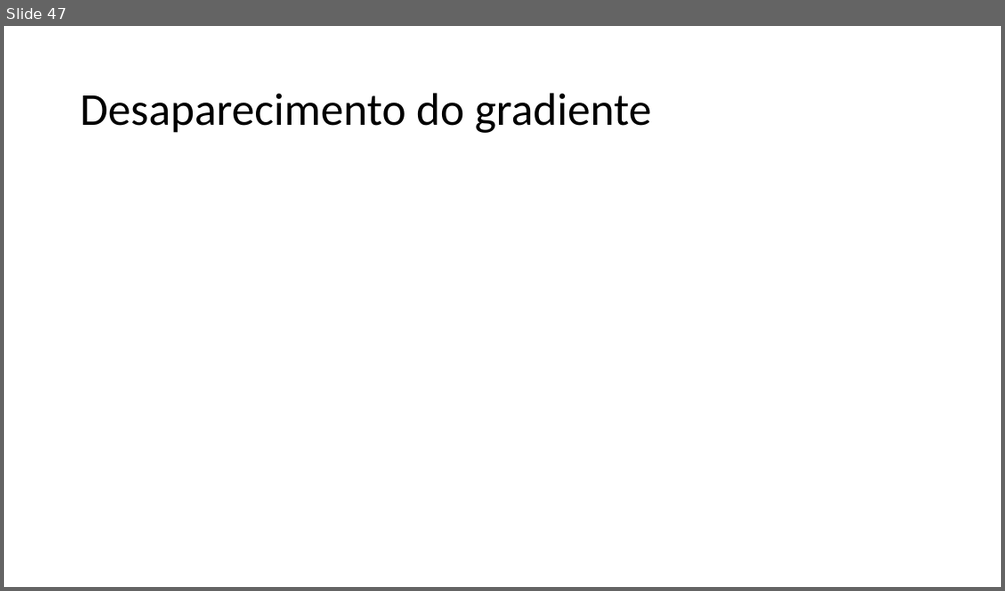
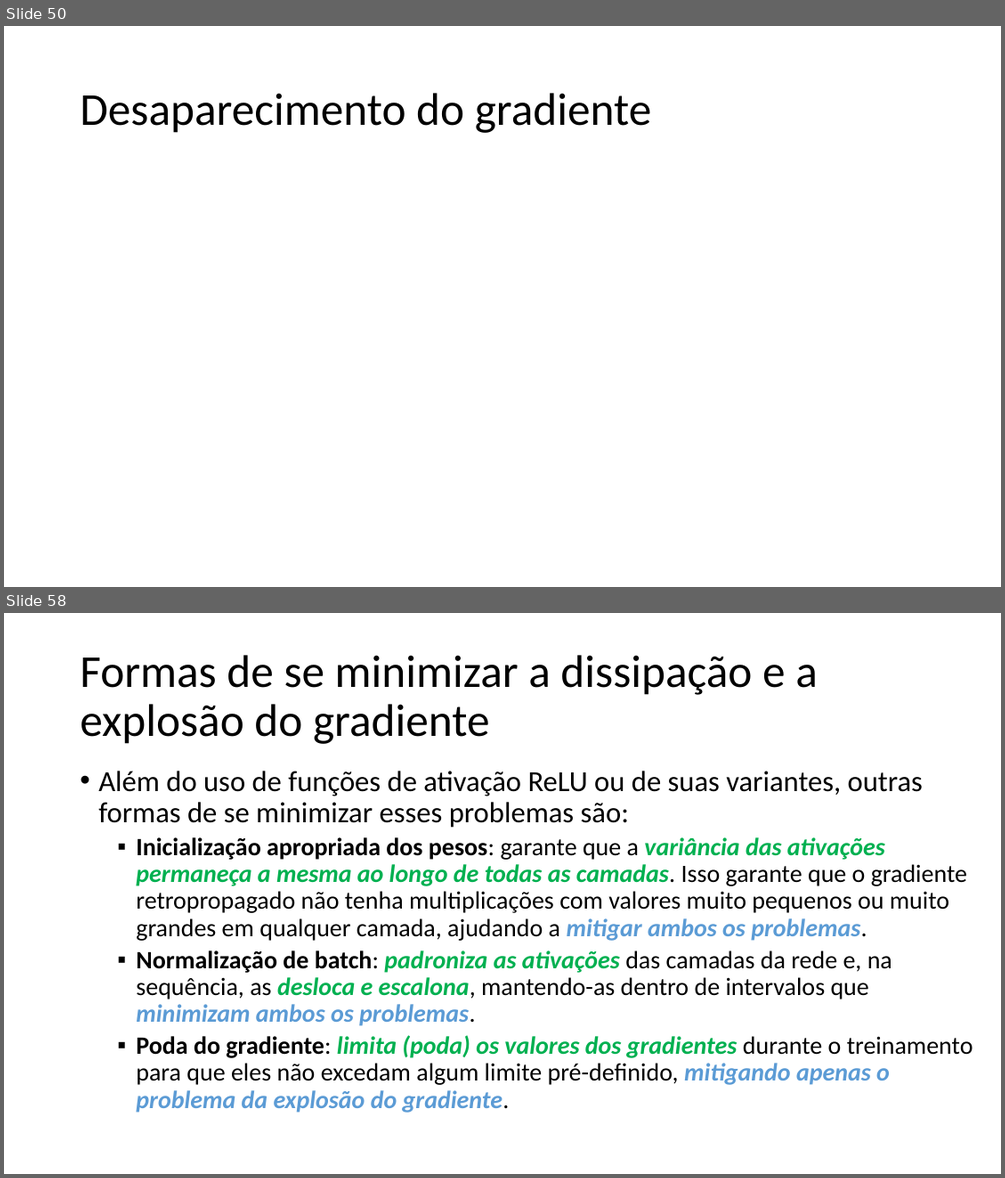
Before and after one commit to zz4fap/c24_inteligencia_artificial, a slide deck: slides/C24_MLP.pptx. Shown one above the other, each under a label of ours: slide 47 before the commit, slides 50 and 58 after it; the slides between them are not shown. The pictures are 1005x591 and 1005x1178 pixels, drawn with LibreOffice and Linux fonts; fonts in the diff are those of the drawing; grey boxes stand for pictures. Boxes give left, top, right and bottom in pixels: in the first picture for what was removed or moved away, otherwise in the second. Text is boxed around its words. In the diff, an @@ line names an element or a change of style, - is before the commit and + after.

```diff
--- a/slides/C24_MLP.pptx
+++ b/slides/C24_MLP.pptx
@@ slide 58 added at (x1=4, y1=613, x2=1001, y2=1174), background #FFFFFF @@
@@ title added at (x1=80, y1=655, x2=817, y2=744), 44 pt, text #000000 @@
+Formas de se minimizar a dissipação e a explosão do gradiente
@@ text added at (x1=98, y1=771, x2=973, y2=1112), 24 pt, text #000000 @@
+• Além do uso de funções de ativação ReLU ou de suas variantes, outras formas de se minimizar esses problemas são:
+  ▪ Inicialização apropriada dos pesos: garante que a variância das ativações permaneça a mesma ao longo de todas as camadas. Isso garante que o gradiente retropropagado não tenha multiplicações com valores muito pequenos ou muito grandes em qualquer camada, ajudando a mitigar ambos os problemas.
+  ▪ Normalização de batch: padroniza as ativações das camadas da rede e, na sequência, as desloca e escalona, mantendo-as dentro de intervalos que minimizam ambos os problemas.
+  ▪ Poda do gradiente: limita (poda) os valores dos gradientes durante o treinamento para que eles não excedam algum limite pré-definido, mitigando apenas o problema da explosão do gradiente.
@@ what was slide 47 is now slide 50 @@
```
Also in this commit, not shown: 1 slide changed, 11 other slides added, 4 slides removed.
